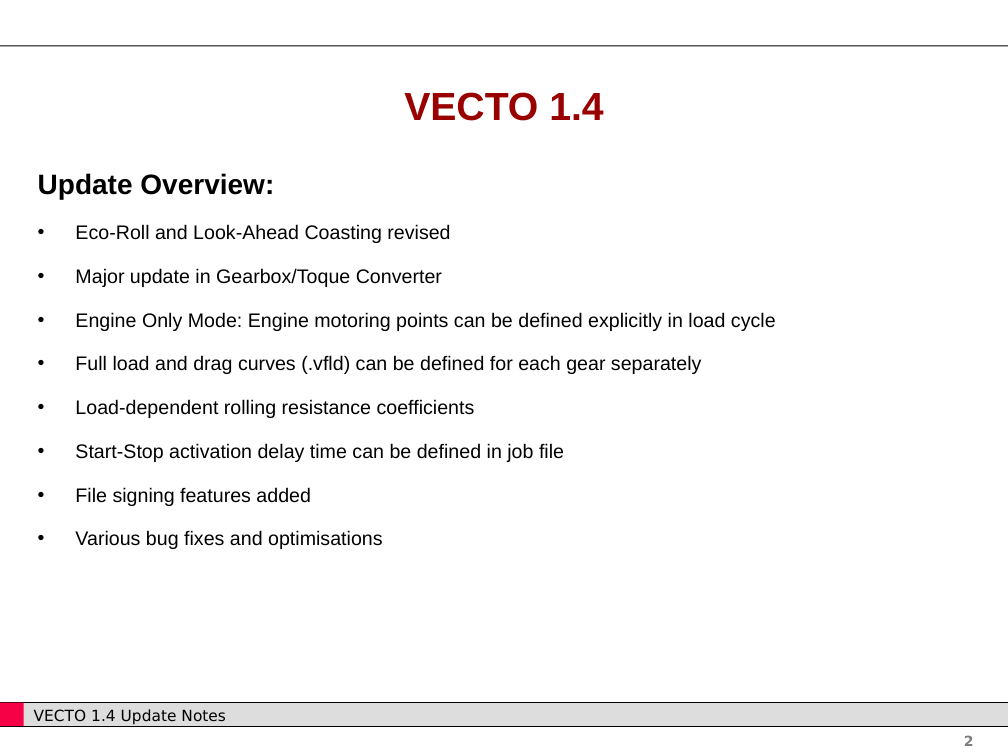
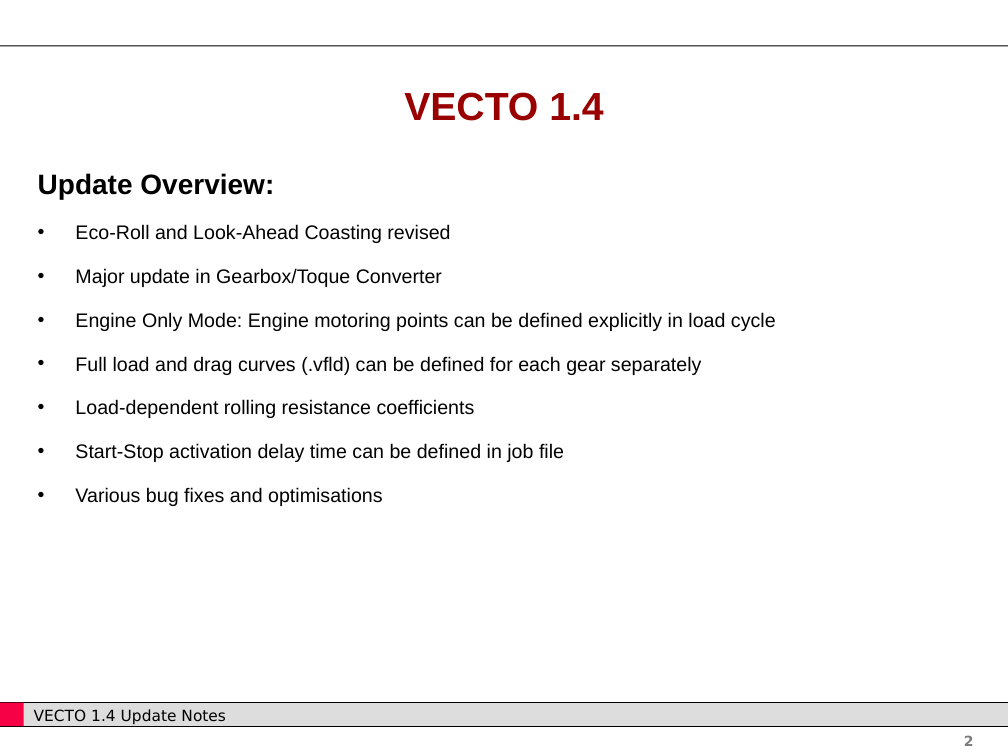
Before and after one commit to CLIMA-VECTO/vecto-sim, a slide deck: slide 2 of User Manual Source/Update Notes.pptx. Drawn at 1008x756 pixels with LibreOffice and Linux fonts; fonts in the diff are those of the drawing; background and template pictures are left out. Boxes give left, top, right and bottom in pixels: in the first picture for what was removed or moved away, otherwise in the second. Text is boxed around its words. In the diff, an @@ line names an element or a change of style, - is before the commit and + after.

```diff
--- a/User Manual Source/Update Notes.pptx
+++ b/User Manual Source/Update Notes.pptx
@@ text at (75, 487, 311, 506): paragraph removed @@
-• File signing features added
```
Also in this commit, not shown: 4 other slides changed, 1 other file.
